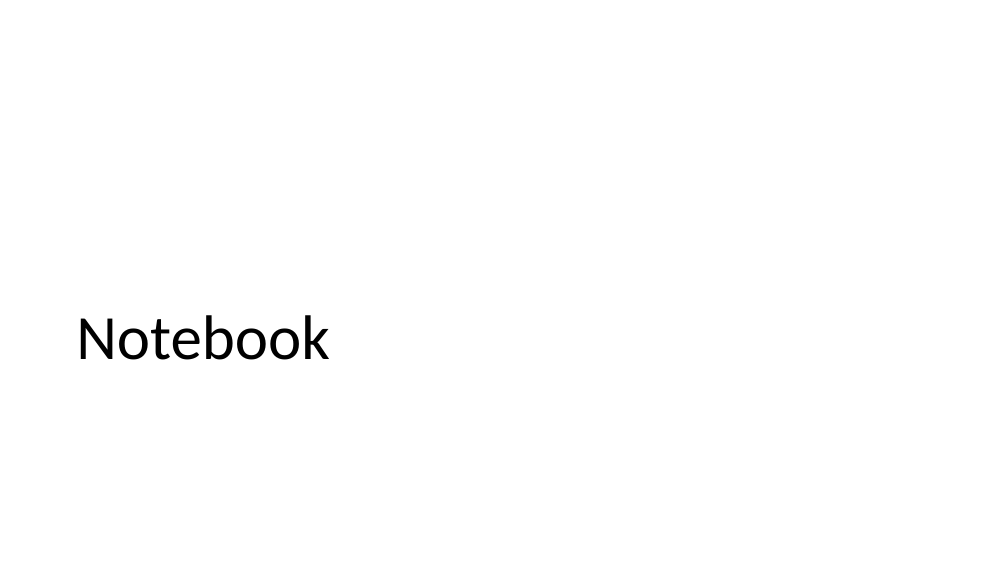
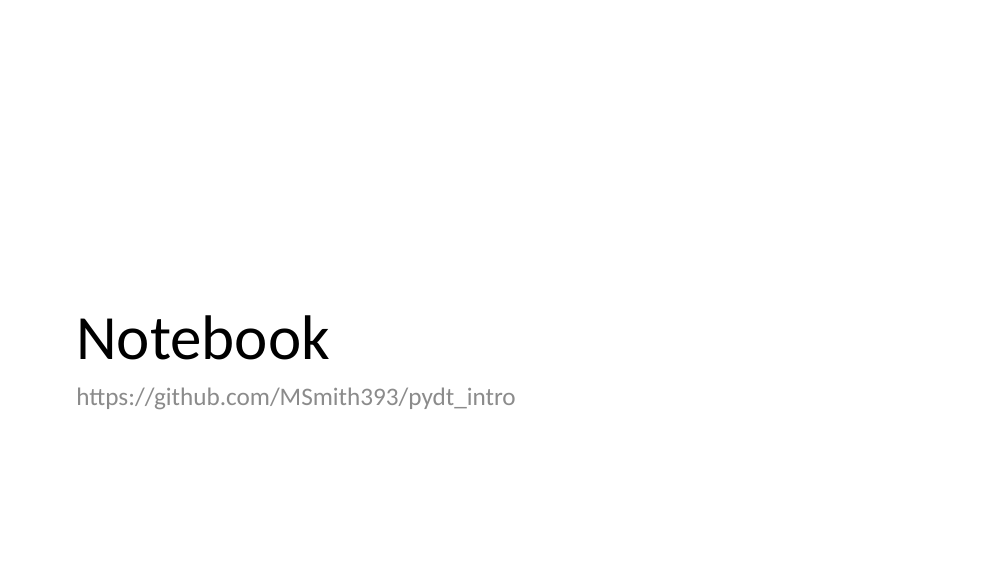
Before and after one commit to MSmith393/pydt_intro, a slide deck: slide 5 of anaconda_install.pptx. Drawn at 1008x567 pixels with LibreOffice and Linux fonts; fonts in the diff are those of the drawing. Boxes give left, top, right and bottom in pixels: in the first picture for what was removed or moved away, otherwise in the second. Text is boxed around its words. In the diff, an @@ line names an element or a change of style, - is before the commit and + after.

Commit message:
add github url

```diff
--- a/anaconda_install.pptx
+++ b/anaconda_install.pptx
@@ text added at [76, 387, 515, 409], 24 pt, text #8C8C8C @@
+https://github.com/MSmith393/pydt_intro
```
